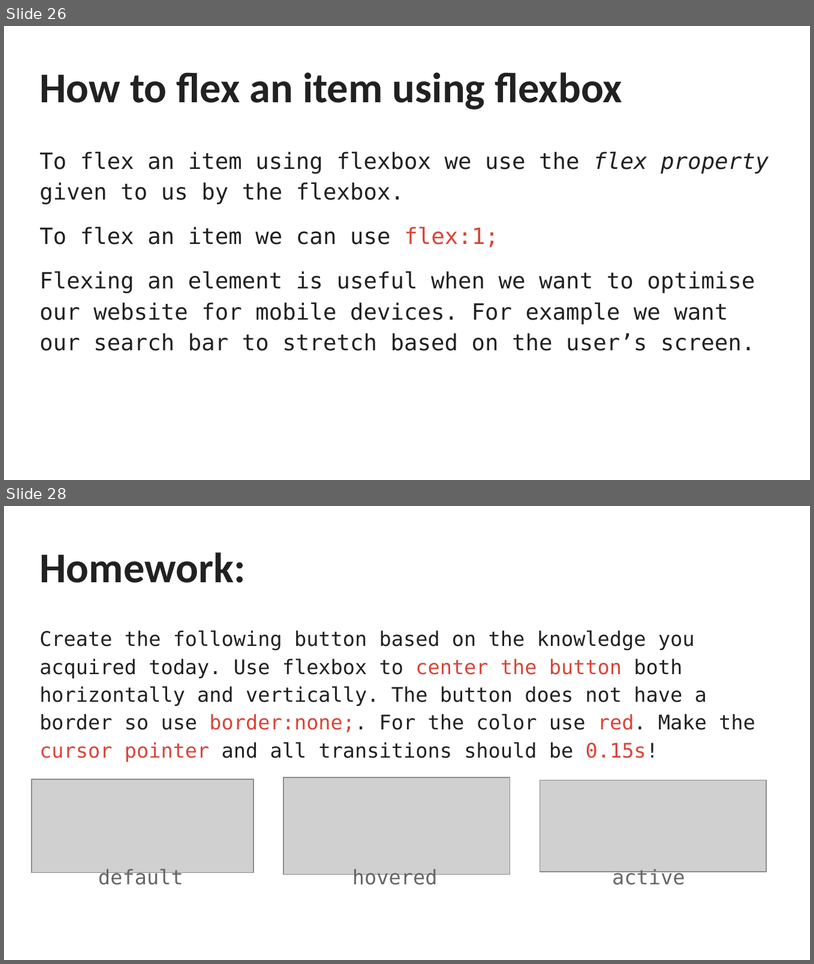
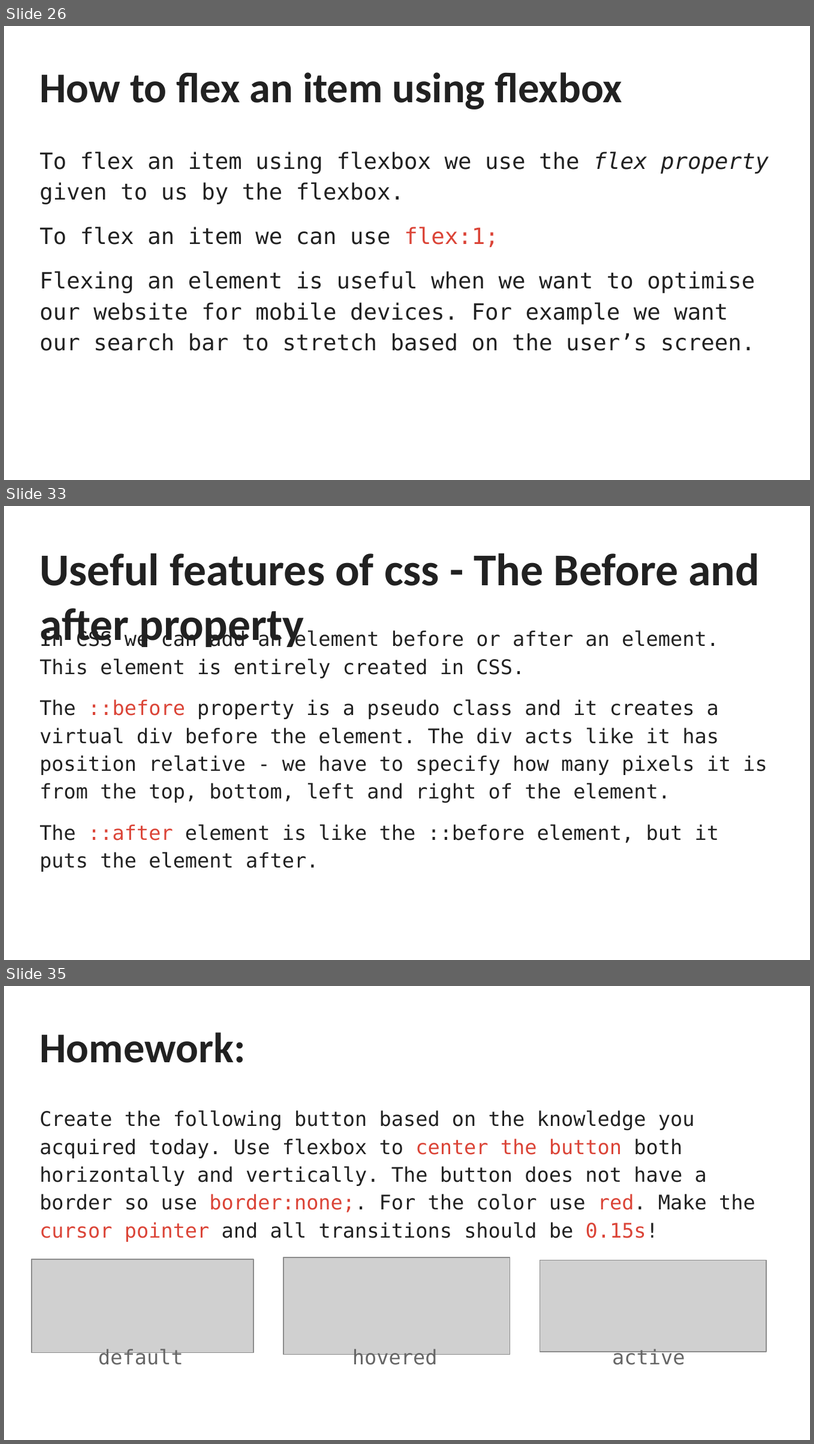
Before and after one commit to YorDN/HTML-CSS-Course, a slide deck: HTML & CSS 101.pptx. Shown one above the other, each under a label of ours: slides 26 and 28 before the commit, slides 26, 33 and 35 after it; the slides between them are not shown. The pictures are 814x964 and 814x1444 pixels, drawn with LibreOffice and Linux fonts; fonts in the diff are those of the drawing; grey boxes stand for pictures. Boxes give left, top, right and bottom in pixels: in the first picture for what was removed or moved away, otherwise in the second. Text is boxed around its words. In the diff, an @@ line names an element or a change of style, - is before the commit and + after.

```diff
--- a/HTML & CSS 101.pptx
+++ b/HTML & CSS 101.pptx
@@ slide 33 added at [4, 506, 810, 960], background #FFFFFF @@
@@ title added at [39, 553, 761, 647], 40.6 pt, text #212121, bold @@
+Useful features of css - The Before and after property
@@ text added at [39, 629, 767, 871], 18 pt, text #212121 @@
+In CSS we can add an element before or after an element. This element is entirely created in CSS.
+The ::before property is a pseudo class and it creates a virtual div before the element. The div acts like it has position relative - we have to specify how many pixels it is from the top, bottom, left and right of the element.
+The ::after element is like the ::before element, but it puts the element after.
@@ what was slide 28 is now slide 35 @@
```
Also in this commit, not shown: 2 slides changed, 6 other slides added, 1 other file.
